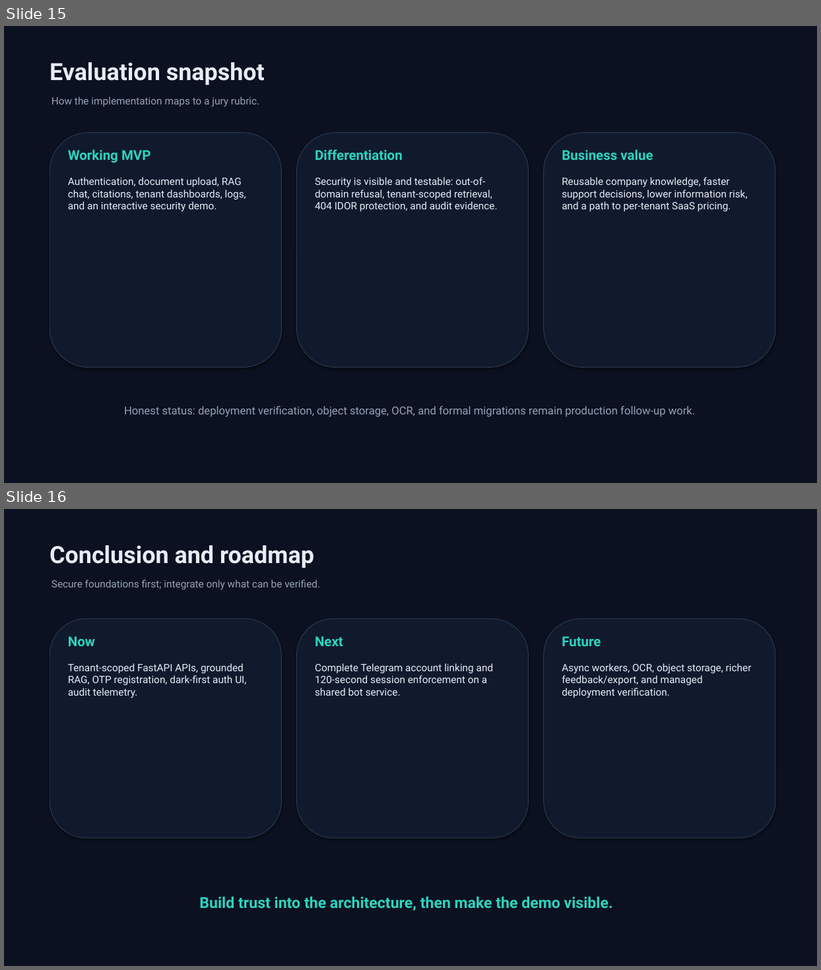
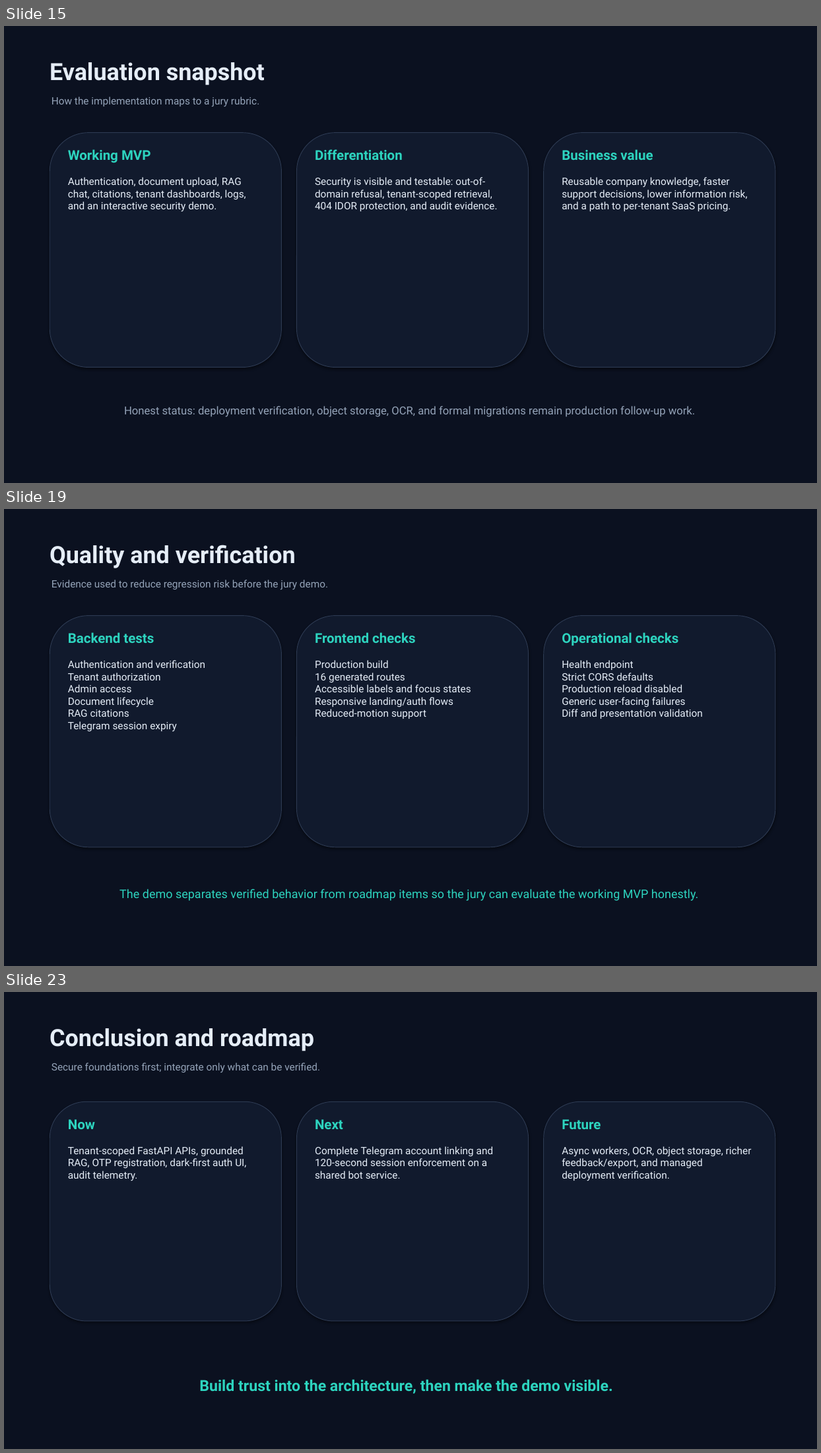
Before and after one commit to aksharganji23/tenantAI, a slide deck: presentation/SaaSsum_AI_Presentation.pptx. Shown one above the other, each under a label of ours: slides 15 and 16 before the commit, slides 15, 19 and 23 after it; the slides between them are not shown. The pictures are 821x970 and 821x1453 pixels, drawn with LibreOffice and Linux fonts; fonts in the diff are those of the drawing. Boxes give left, top, right and bottom in pixels: in the first picture for what was removed or moved away, otherwise in the second. Text is boxed around its words. In the diff, an @@ line names an element or a change of style, - is before the commit and + after.

```diff
--- a/presentation/SaaSsum_AI_Presentation.pptx
+++ b/presentation/SaaSsum_AI_Presentation.pptx
@@ slide 19 added at (x1=4, y1=509, x2=817, y2=966), background #0B1120 @@
@@ text added at (x1=50, y1=545, x2=296, y2=568), 28 pt, text #E5EDF7, bold @@
+Quality and verification
@@ text added at (x1=52, y1=580, x2=328, y2=590), 12 pt, text #94A3B8 @@
+Evidence used to reduce regression risk before the jury demo.
@@ rounded rectangle added at (x1=50, y1=616, x2=282, y2=848), fill #111A2D, outline #2D3A52 0.75 pt @@
@@ rounded rectangle added at (x1=297, y1=616, x2=529, y2=848), fill #111A2D, outline #2D3A52 0.75 pt @@
@@ rounded rectangle added at (x1=544, y1=616, x2=776, y2=848), fill #111A2D, outline #2D3A52 0.75 pt @@
@@ text added at (x1=68, y1=632, x2=154, y2=643), 16 pt, text #2DD4BF, bold @@
+Backend tests
@@ text added at (x1=315, y1=632, x2=415, y2=643), 16 pt, text #2DD4BF, bold @@
+Frontend checks
@@ text added at (x1=562, y1=632, x2=679, y2=646), 16 pt, text #2DD4BF, bold @@
+Operational checks
@@ text added at (x1=68, y1=660, x2=205, y2=731), 12 pt, text #E5EDF7 @@
+Authentication and verification
+Tenant authorization
+Admin access
+Document lifecycle
+RAG citations
+Telegram session expiry
@@ text added at (x1=315, y1=660, x2=471, y2=719), 12 pt, text #E5EDF7 @@
+Production build
+16 generated routes
+Accessible labels and focus states
+Responsive landing/auth flows
+Reduced-motion support
@@ text added at (x1=562, y1=660, x2=703, y2=719), 12 pt, text #E5EDF7 @@
+Health endpoint
+Strict CORS defaults
+Production reload disabled
+Generic user-facing failures
+Diff and presentation validation
@@ text added at (x1=120, y1=889, x2=699, y2=901), 14 pt, text #2DD4BF @@
+The demo separates verified behavior from roadmap items so the jury can evaluate the working MVP honestly.
@@ what was slide 16 is now slide 23 @@
```
Also in this commit, not shown: 6 other slides added, 1 other file.
